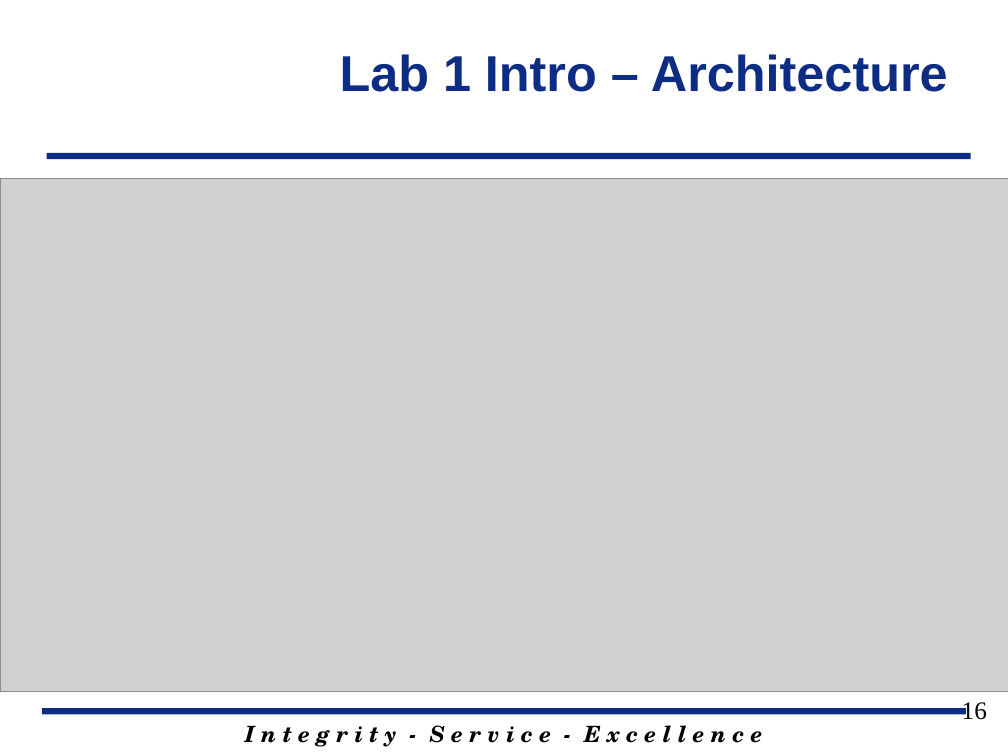
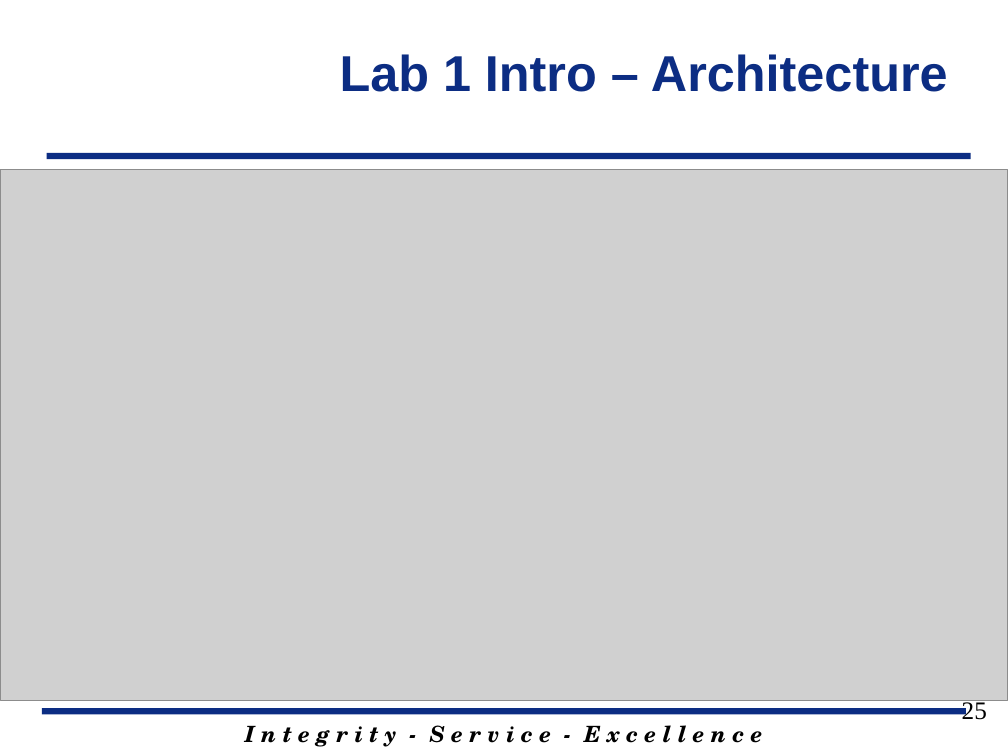
Before and after one commit to jfalkinburg/ECE383_web, a slide deck: slide 25 of lecture/slides/ECE_383_Lec5.pptx (slide 16 before the commit). Drawn at 1008x756 pixels with LibreOffice and Linux fonts; fonts in the diff are those of the drawing; grey boxes stand for pictures; background and template pictures are left out. Boxes give left, top, right and bottom in pixels: in the first picture for what was removed or moved away, otherwise in the second. Text is boxed around its words. In the diff, an @@ line names an element or a change of style, - is before the commit and + after.

Commit message:
Updating Lecture 5 slide and Lab 1 introductions.  Also adding modifying Lab 1 code and adding new images to Lab 1 for new Neyxys Video board.  Additionally changing the reset input to reset_n on all code.

```diff
--- a/lecture/slides/ECE_383_Lec5.pptx
+++ b/lecture/slides/ECE_383_Lec5.pptx
@@ picture: place and size @@
-picture at (0, 178, 1008, 691)
+picture at (0, 169, 1008, 701)
@@ page number at (962, 699, 987, 720): text changed @@
-16
+25
```
Also in this commit, not shown: 5 other slides changed, 21 slides added, 1 slide removed, 9 other files.
